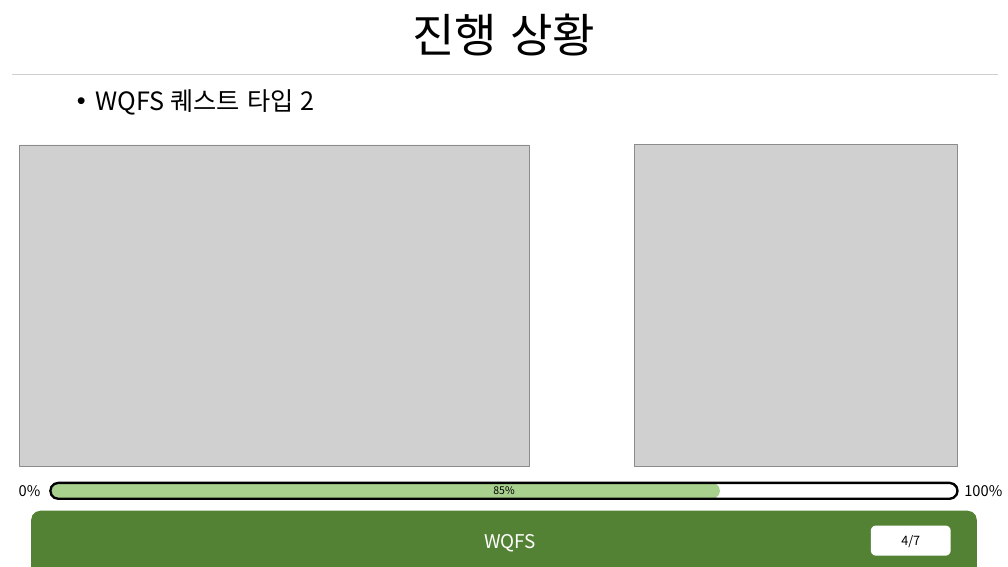
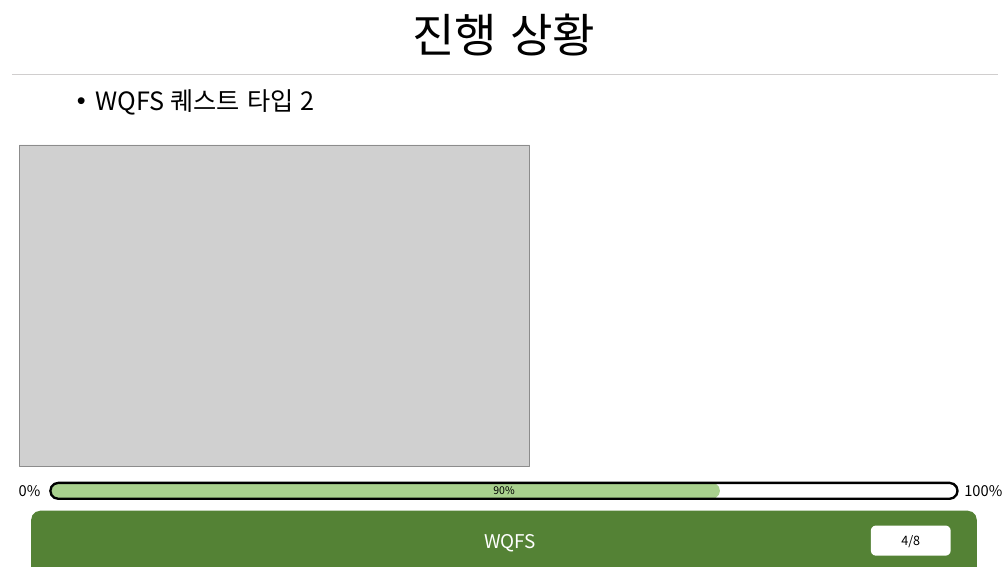
Before and after one commit to rennOobayashi/WQFS, a slide deck: slide 4 of WQFS.pptx. Drawn at 1008x567 pixels with LibreOffice and Linux fonts; fonts in the diff are those of the drawing; grey boxes stand for pictures. Boxes give left, top, right and bottom in pixels: in the first picture for what was removed or moved away, otherwise in the second. Text is boxed around its words. In the diff, an @@ line names an element or a change of style, - is before the commit and + after.

```diff
--- a/WQFS.pptx
+++ b/WQFS.pptx
@@ picture removed at [634, 144, 957, 467] @@
@@ text at [493, 486, 514, 498]: text changed @@
-85%
+90%
@@ page number at [901, 535, 920, 547]: text changed @@
-4/7
+4/8
```
Also in this commit, not shown: 4 other slides changed, 2 slides added, 25 other files.
